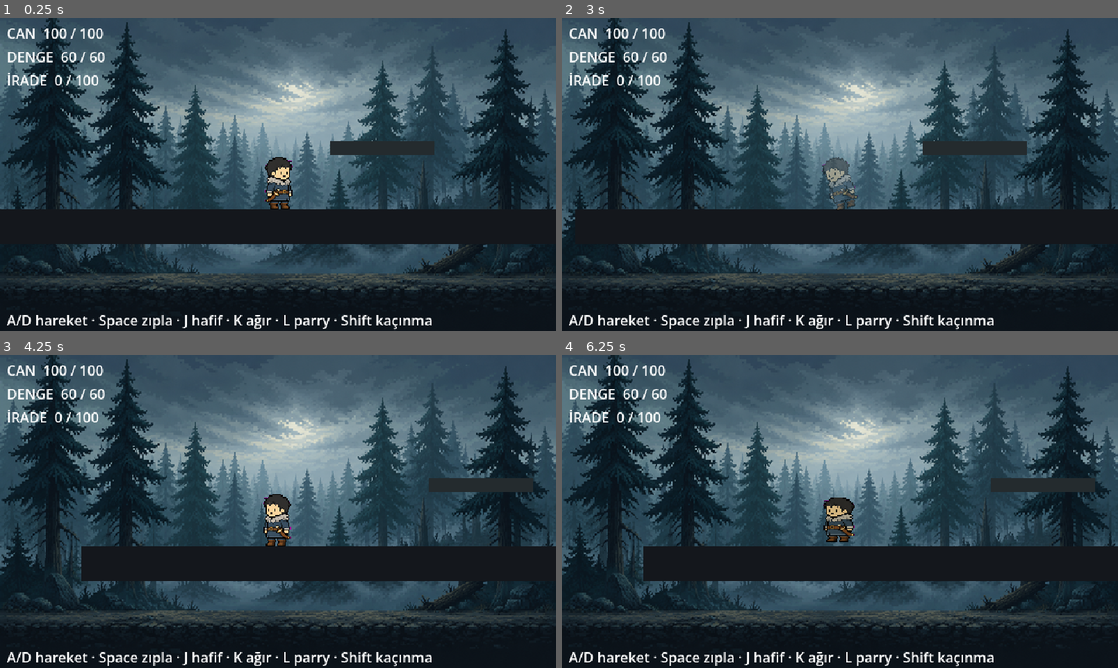
Above: before the commit, frames 1-4 (two rows, left to right).
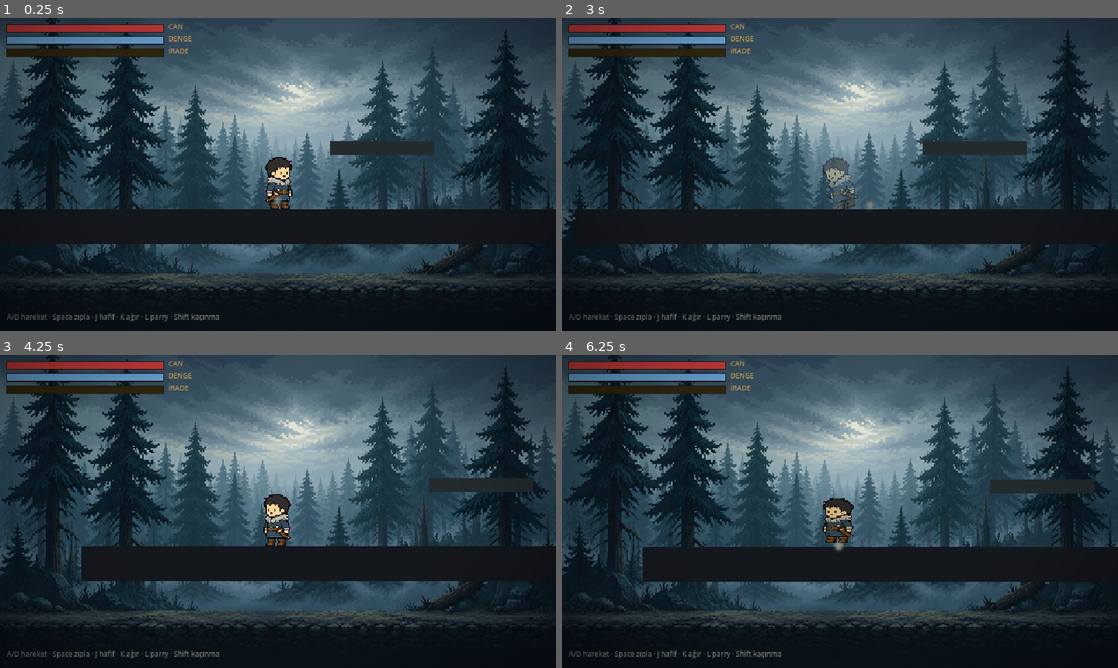
Above: after the commit, the same moments.

Repository: AhmetSoz/verridia
Game: Godot game, scene res://scenes/levels/test_odasi.tscn
Two runs of this game, one before a commit and one after it. Both use one fixed random seed, a clock stepped at 60 frames per second and the inputs below.
Inputs:
- Up to frame 1 (0.25 s): no input
- Up to frame 2 (3 s): tap L (parry) at 0.6, 1.55, 2.3 s; tap Enter at 1.25 s; tap D (hareket_sag) at 1.35 s; tap A (hareket_sol) at 2.1 s; tap Shift (kacin) at 2.85 s
- Up to frame 3 (4.25 s): tap L (parry) at 3.05, 3.6 s
- Up to frame 4 (6.25 s): tap Space (zipla) at 4.25, 5.85 s; tap K (saldiri_agir) at 4.35 s; tap L (parry) at 4.55, 5.3, 6.05 s; tap J (saldiri_hafif) at 5.1 s; tap Enter at 5.75 s

The runs differ from the first frame. In frame 1, 7.4% of the frame differs, in the area x 0-100%, y 0-100%; in frame 2, 7.4%; in frame 3, 7.4%; in frame 4, 8.2%.

Commit message:
feat(oyun): kıvılcım/toz/parry/ölüm FX + ekran sarsıntısı + sis + vinyet + stilize HUD
- Fx autoload: carp/toz/parry/olum + sars, gl_compatibility için CPUParticles2D
- oyuncu: iniş tozu+sarsıntı, kaçınma tozu, parry halkası, hasar kıvılcımı+sarsıntı
- düşman: vuruş kıvılcımı, ölümde patlama + queue_free
- test odası: sürüklenen sis, kenar-karartma (vinyet) shader, altın Can/Denge/İrade barları

Co-Authored-By: Claude Opus 4.8 <noreply@anthropic.com>

Diff:
--- /dev/null
+++ b/game/autoload/fx.gd
@@ -0,0 +1,85 @@
+extends Node
+## Fx — global efekt sistemi: ekran sarsıntısı, vuruş kıvılcımı, toz, ölüm patlaması.
+## Sanat gerektirmez; parçacıklar kod-üretimi yumuşak daireyle çizilir.
+
+var _shake: float = 0.0
+var _shake_azalma: float = 1.0
+var _daire: Texture2D
+
+func _ready() -> void:
+	_daire = _yumusak_daire(8)
+
+func _process(delta: float) -> void:
+	var cam := get_viewport().get_camera_2d()
+	if cam == null:
+		return
+	if _shake > 0.05:
+		cam.offset = Vector2(randf_range(-_shake, _shake), randf_range(-_shake, _shake))
+		_shake = maxf(0.0, _shake - _shake_azalma * delta)
+	elif cam.offset != Vector2.ZERO:
+		cam.offset = cam.offset.lerp(Vector2.ZERO, 1.0 - exp(-40.0 * delta))
+
+## Ekran sarsıntısı — miktar piksel, sure saniye
+func sars(miktar: float, sure: float = 0.25) -> void:
+	_shake = maxf(_shake, miktar)
+	_shake_azalma = miktar / maxf(sure, 0.02)
+
+func _yumusak_daire(boyut: int) -> Texture2D:
+	var img := Image.create(boyut, boyut, false, Image.FORMAT_RGBA8)
+	var c := boyut / 2.0
+	for y in boyut:
+		for x in boyut:
+			var d := Vector2(x - c + 0.5, y - c + 0.5).length() / c
+			var a := clampf(1.0 - d, 0.0, 1.0)
+			img.set_pixel(x, y, Color(1, 1, 1, a * a))
+	return ImageTexture.create_from_image(img)
+
+func _patlat(pos: Vector2, renk: Color, adet: int, hiz_min: float, hiz_max: float,
+		omur: float, boyut: float, yercekimi: float, yon_aci: float, yayilim: float) -> void:
+	var p := CPUParticles2D.new()
+	p.texture = _daire
+	p.emitting = false
+	p.one_shot = true
+	p.explosiveness = 0.9
+	p.amount = adet
+	p.lifetime = omur
+	p.direction = Vector2.RIGHT.rotated(yon_aci)
+	p.spread = yayilim
+	p.initial_velocity_min = hiz_min
+	p.initial_velocity_max = hiz_max
+	p.gravity = Vector2(0, yercekimi)
+	p.scale_amount_min = boyut * 0.6
+	p.scale_amount_max = boyut
+	p.color = renk
+	# sönümlenme (CPUParticles2D doğrudan Gradient ister)
+	var eg := Gradient.new()
+	eg.set_color(0, Color(renk.r, renk.g, renk.b, 1.0))
+	eg.set_color(1, Color(renk.r, renk.g, renk.b, 0.0))
+	p.color_ramp = eg
+	p.global_position = pos
+	var sahne := get_tree().current_scene
+	if sahne == null:
+		p.queue_free()
+		return
+	sahne.add_child(p)
+	p.emitting = true
+	get_tree().create_timer(omur + 0.3).timeout.connect(p.queue_free)
+
+## Vuruş kıvılcımı — kılıç ete/zırha değince
+func carp(pos: Vector2, yon: float = 1.0) -> void:
+	_patlat(pos, Color(1.0, 0.95, 0.7), 10, 90, 200, 0.35, 1.6, 400, PI if yon < 0 else 0.0, deg_to_rad(55))
+	sars(3.0, 0.15)
+
+## Toz — iniş, koşu adımı, kaçınma
+func toz(pos: Vector2, guc: float = 1.0) -> void:
+	_patlat(pos, Color(0.75, 0.75, 0.72, 0.7), int(6 * guc), 20, 60 * guc, 0.5, 2.0, -30, -PI / 2, deg_to_rad(70))
+
+## Parry başarısı — altın halka + sarsıntı
+func parry(pos: Vector2) -> void:
+	_patlat(pos, Color(1.0, 0.9, 0.55), 16, 60, 160, 0.4, 2.2, 0, 0.0, 180.0)
+	sars(5.0, 0.2)
+
+## Ölüm — düşman dağılması
+func olum(pos: Vector2, renk: Color) -> void:
+	_patlat(pos, renk, 22, 40, 180, 0.7, 2.6, 200, 0.0, 180.0)
+	sars(4.0, 0.25)
--- a/game/project.godot
+++ b/game/project.godot
@@ -27,6 +27,7 @@
 SceneFlow="*res://autoload/scene_flow.gd"
 AudioManager="*res://autoload/audio_manager.gd"
 Loc="*res://autoload/localization_manager.gd"
+Fx="*res://autoload/fx.gd"
 
 [display]
 
--- a/game/scenes/levels/test_odasi.tscn
+++ b/game/scenes/levels/test_odasi.tscn
@@ -1,12 +1,20 @@
-[gd_scene load_steps=7 format=3]
+[gd_scene load_steps=9 format=3]
 
 [ext_resource type="Script" path="res://scripts/tests/test_odasi.gd" id="1_to"]
 [ext_resource type="PackedScene" path="res://scenes/characters/togan.tscn" id="2_tg"]
 [ext_resource type="PackedScene" path="res://scenes/enemies/dummy.tscn" id="3_dm"]
 [ext_resource type="Texture2D" uid="uid://d4c08673qt2d1" path="res://asset/arkaplanlar/golgeortu_arka.png" id="4_bg"]
+[ext_resource type="PackedScene" path="res://scenes/ui/hud.tscn" id="5_hud"]
+[ext_resource type="Shader" path="res://shaders/vinyet.gdshader" id="6_vin"]
 
 [sub_resource type="RectangleShape2D" id="zemin_sekil"]
 size = Vector2(1200, 40)
+
+[sub_resource type="ShaderMaterial" id="vin_mat"]
+shader = ExtResource("6_vin")
+shader_parameter/guc = 0.5
+shader_parameter/ic = 0.32
+shader_parameter/dis = 0.9
 
 [node name="TestOdasi" type="Node2D"]
 script = ExtResource("1_to")
@@ -21,6 +29,22 @@
 texture = ExtResource("4_bg")
 expand_mode = 1
 stretch_mode = 6
+
+[node name="Sis" type="CPUParticles2D" parent="."]
+position = Vector2(320, 200)
+amount = 46
+lifetime = 7.0
+preprocess = 4.0
+emission_shape = 3
+emission_rect_extents = Vector2(460, 190)
+direction = Vector2(1, 0)
+spread = 180.0
+gravity = Vector2(0, -3)
+initial_velocity_min = 6.0
+initial_velocity_max = 20.0
+scale_amount_min = 1.0
+scale_amount_max = 2.5
+color = Color(0.72, 0.78, 0.86, 0.14)
 
 [node name="Zemin" type="StaticBody2D" parent="."]
 position = Vector2(320, 340)
@@ -85,29 +109,26 @@
 [node name="Dummy" parent="." instance=ExtResource("3_dm")]
 position = Vector2(420, 318)
 
-[node name="HUD" type="CanvasLayer" parent="."]
+[node name="Vinyet" type="CanvasLayer" parent="."]
+layer = 5
 
-[node name="Bilgi" type="VBoxContainer" parent="HUD"]
+[node name="Perde" type="ColorRect" parent="Vinyet"]
+material = SubResource("vin_mat")
+anchors_preset = 15
+anchor_right = 1.0
+anchor_bottom = 1.0
+mouse_filter = 2
+color = Color(1, 1, 1, 1)
+
+[node name="HUD" parent="." instance=ExtResource("5_hud")]
+
+[node name="Ipucu" type="CanvasLayer" parent="."]
+
+[node name="Etiket" type="Label" parent="Ipucu"]
 offset_left = 8.0
-offset_top = 6.0
-offset_right = 200.0
-offset_bottom = 80.0
-
-[node name="Can" type="Label" parent="HUD/Bilgi"]
-layout_mode = 2
-text = "CAN"
-
-[node name="Denge" type="Label" parent="HUD/Bilgi"]
-layout_mode = 2
-text = "DENGE"
-
-[node name="Irade" type="Label" parent="HUD/Bilgi"]
-layout_mode = 2
-text = "İRADE"
-
-[node name="Ipucu" type="Label" parent="HUD"]
-offset_left = 8.0
-offset_top = 336.0
+offset_top = 338.0
 offset_right = 632.0
 offset_bottom = 356.0
+theme_override_font_sizes/font_size = 8
+theme_override_colors/font_color = Color(0.7, 0.7, 0.66, 0.7)
 text = "A/D hareket · Space zıpla · J hafif · K ağır · L parry · Shift kaçınma"
--- /dev/null
+++ b/game/scenes/ui/hud.tscn
@@ -0,0 +1,105 @@
+[gd_scene load_steps=2 format=3]
+
+[ext_resource type="Script" path="res://scripts/ui/hud.gd" id="1"]
+
+[node name="HUD" type="CanvasLayer"]
+script = ExtResource("1")
+
+[node name="Panel" type="Control" parent="."]
+layout_mode = 3
+offset_left = 8.0
+offset_top = 8.0
+offset_right = 220.0
+offset_bottom = 70.0
+
+[node name="Can" type="Control" parent="Panel"]
+offset_right = 184.0
+offset_bottom = 8.0
+
+[node name="CanCerceve" type="ColorRect" parent="Panel/Can"]
+offset_left = -1.0
+offset_top = -1.0
+offset_right = 181.0
+offset_bottom = 9.0
+color = Color(0.12, 0.09, 0.06, 0.85)
+
+[node name="Zemin" type="ColorRect" parent="Panel/Can"]
+offset_right = 180.0
+offset_bottom = 8.0
+color = Color(0.25, 0.08, 0.08, 0.9)
+
+[node name="Dolgu" type="ColorRect" parent="Panel/Can"]
+offset_right = 180.0
+offset_bottom = 8.0
+color = Color(0.82, 0.24, 0.24, 1)
+
+[node name="CanEt" type="Label" parent="Panel/Can"]
+offset_left = 186.0
+offset_top = -4.0
+offset_right = 240.0
+offset_bottom = 11.0
+theme_override_font_sizes/font_size = 8
+theme_override_colors/font_color = Color(0.79, 0.64, 0.36, 1)
+text = "CAN"
+
+[node name="Denge" type="Control" parent="Panel"]
+offset_top = 14.0
+offset_right = 184.0
+offset_bottom = 22.0
+
+[node name="DengeCerceve" type="ColorRect" parent="Panel/Denge"]
+offset_left = -1.0
+offset_top = -1.0
+offset_right = 181.0
+offset_bottom = 9.0
+color = Color(0.12, 0.09, 0.06, 0.85)
+
+[node name="Zemin" type="ColorRect" parent="Panel/Denge"]
+offset_right = 180.0
+offset_bottom = 8.0
+color = Color(0.08, 0.14, 0.2, 0.9)
+
+[node name="Dolgu" type="ColorRect" parent="Panel/Denge"]
+offset_right = 180.0
+offset_bottom = 8.0
+color = Color(0.42, 0.66, 0.86, 1)
+
+[node name="DengeEt" type="Label" parent="Panel/Denge"]
+offset_left = 186.0
+offset_top = -4.0
+offset_right = 240.0
+offset_bottom = 11.0
+theme_override_font_sizes/font_size = 8
+theme_override_colors/font_color = Color(0.79, 0.64, 0.36, 1)
+text = "DENGE"
+
+[node name="Irade" type="Control" parent="Panel"]
+offset_top = 28.0
+offset_right = 184.0
+offset_bottom = 36.0
+
+[node name="IradeCerceve" type="ColorRect" parent="Panel/Irade"]
+offset_left = -1.0
+offset_top = -1.0
+offset_right = 181.0
+offset_bottom = 9.0
+color = Color(0.12, 0.09, 0.06, 0.85)
+
+[node name="Zemin" type="ColorRect" parent="Panel/Irade"]
+offset_right = 180.0
+offset_bottom = 8.0
+color = Color(0.2, 0.16, 0.05, 0.9)
+
+[node name="Dolgu" type="ColorRect" parent="Panel/Irade"]
+offset_right = 0.0
+offset_bottom = 8.0
+color = Color(0.91, 0.77, 0.36, 1)
+
+[node name="IradeEt" type="Label" parent="Panel/Irade"]
+offset_left = 186.0
+offset_top = -4.0
+offset_right = 240.0
+offset_bottom = 11.0
+theme_override_font_sizes/font_size = 8
+theme_override_colors/font_color = Color(0.79, 0.64, 0.36, 1)
+text = "İRADE"
--- a/game/scripts/ai/dummy_dusman.gd
+++ b/game/scripts/ai/dummy_dusman.gd
@@ -94,8 +94,10 @@
 		return
 	stats.hasar_al(hb.hasar)
 	stats.denge_hasari(hb.denge_hasari)
-	velocity.x = signf(global_position.x - hb.sahip.global_position.x) * hb.geri_itme * 0.6
+	var d := signf(global_position.x - hb.sahip.global_position.x)
+	velocity.x = d * hb.geri_itme * 0.6
 	_vurus_flasi = 0.08  # kısa beyaz flaş
+	Fx.carp(global_position + Vector2(6 * -d, -18), d)
 
 func parrylendi() -> void:
 	## Oyuncu bu düşmanın saldırısını parryledi → uzun sendeleme (karşı saldırı fırsatı)
@@ -106,6 +108,9 @@
 	_gec(Durum.OLU)
 	hitbox.kapat()
 	hurtbox.set_deferred("monitoring", false)
+	Fx.olum(global_position + Vector2(0, -18), Color(0.58, 0.30, 0.22))
+	gorsel.visible = false
+	get_tree().create_timer(0.4).timeout.connect(queue_free)
 
 func _gec(yeni: Durum) -> void:
 	durum = yeni
--- a/game/scripts/movement/player_togan.gd
+++ b/game/scripts/movement/player_togan.gd
@@ -185,6 +185,7 @@
 	var k_yon: float = eksen if absf(eksen) > 0.01 else float(yon)
 	velocity.x = signf(k_yon) * kacinma_hizi
 	velocity.y = 0.0
+	Fx.toz(global_position, 0.8)
 
 func _kacinma_guncelle(delta: float) -> void:
 	_dokunulmaz = _durum_sayac >= kacinma_dokunulmazlik_bas and _durum_sayac <= kacinma_dokunulmazlik_son
@@ -271,6 +272,7 @@
 	if _parry_aktif:
 		# BAŞARILI PARRY: hasar yok, İrade dolar, hit-stop, saldıran sendeler
 		stats.irade_kazan(parry_irade_kazanci)
+		Fx.parry(global_position + Vector2(12 * yon, -24))
 		_hit_stop(0.07)
 		if hb.sahip and hb.sahip.has_method("parrylendi"):
 			hb.sahip.parrylendi()
@@ -279,6 +281,8 @@
 	stats.denge_hasari(hb.denge_hasari)
 	var kaynak_x: float = hb.global_position.x if hb.sahip == null else hb.sahip.global_position.x
 	velocity.x = signf(global_position.x - kaynak_x) * hb.geri_itme
+	Fx.carp(global_position + Vector2(0, -24), signf(global_position.x - kaynak_x))
+	Fx.sars(4.0, 0.2)
 	if durum != Durum.SENDELEME:
 		_duruma_gec(Durum.HASAR)
 
@@ -336,9 +340,11 @@
 
 func _animasyon(delta: float) -> void:
 	var yerde := is_on_floor()
-	# İniş ezilmesi (karelerin üstüne küçük dokunuş)
+	# İniş ezilmesi (karelerin üstüne küçük dokunuş) + toz + hafif sarsıntı
 	if yerde and not _onceki_yerde:
 		_squash = Vector2(1.28, 0.72)
+		Fx.toz(global_position, 1.0)
+		Fx.sars(2.0, 0.1)
 	_onceki_yerde = yerde
 	_squash = _squash.lerp(Vector2.ONE, 1.0 - exp(-20.0 * delta))
 	gorsel.scale = _squash
--- a/game/scripts/tests/test_odasi.gd
+++ b/game/scripts/tests/test_odasi.gd
@@ -1,17 +1,10 @@
 extends Node2D
 ## Test odası — dövüş laboratuvarının ilk odası.
-## Girişte kontrol noktası kaydeder; HUD'u oyuncuya bağlar.
+## Girişte kontrol noktası kaydeder; stilize HUD'u oyuncuya bağlar.
 
 @onready var oyuncu: PlayerTogan = $Togan
-@onready var can_bar: Label = $HUD/Bilgi/Can
-@onready var denge_bar: Label = $HUD/Bilgi/Denge
-@onready var irade_bar: Label = $HUD/Bilgi/Irade
+@onready var hud = $HUD
 
 func _ready() -> void:
 	SceneFlow.kontrol_noktasi_kaydet("test_odasi_giris")
-	oyuncu.stats.can_degisti.connect(func(y, a): can_bar.text = "CAN  %d / %d" % [y, a])
-	oyuncu.stats.denge_degisti.connect(func(y, a): denge_bar.text = "DENGE  %d / %d" % [y, a])
-	oyuncu.stats.irade_degisti.connect(func(y, a): irade_bar.text = "İRADE  %d / %d" % [y, a])
-	can_bar.text = "CAN  %d / %d" % [oyuncu.stats.can, oyuncu.stats.azami_can]
-	denge_bar.text = "DENGE  %d / %d" % [oyuncu.stats.denge, oyuncu.stats.azami_denge]
-	irade_bar.text = "İRADE  %d / %d" % [oyuncu.stats.irade, oyuncu.stats.azami_irade]
+	hud.bagla(oyuncu.stats)
--- /dev/null
+++ b/game/scripts/ui/hud.gd
@@ -0,0 +1,23 @@
+extends CanvasLayer
+## HUD — Can / Denge / İrade barları (Verridia altın estetiği).
+## Kullanım: hud.bagla(oyuncunun CombatStats'ı)
+
+@onready var can_dolgu: ColorRect = $Panel/Can/Dolgu
+@onready var denge_dolgu: ColorRect = $Panel/Denge/Dolgu
+@onready var irade_dolgu: ColorRect = $Panel/Irade/Dolgu
+
+const BAR_GEN := 180.0
+var _stats: CombatStats
+
+func bagla(stats: CombatStats) -> void:
+	_stats = stats
+	stats.can_degisti.connect(func(y, a): _ayarla(can_dolgu, y, a))
+	stats.denge_degisti.connect(func(y, a): _ayarla(denge_dolgu, y, a))
+	stats.irade_degisti.connect(func(y, a): _ayarla(irade_dolgu, y, a))
+	_ayarla(can_dolgu, stats.can, stats.azami_can)
+	_ayarla(denge_dolgu, stats.denge, stats.azami_denge)
+	_ayarla(irade_dolgu, stats.irade, stats.azami_irade)
+
+func _ayarla(bar: ColorRect, deger: float, azami: float) -> void:
+	var oran: float = clampf(deger / maxf(azami, 1.0), 0.0, 1.0)
+	create_tween().tween_property(bar, "size:x", BAR_GEN * oran, 0.15)
--- /dev/null
+++ b/game/shaders/vinyet.gdshader
@@ -0,0 +1,11 @@
+shader_type canvas_item;
+// Kenar karartma (vinyet) — atmosfer derinliği
+uniform float guc : hint_range(0.0, 1.0) = 0.55;
+uniform float ic : hint_range(0.0, 1.0) = 0.35;
+uniform float dis : hint_range(0.0, 1.5) = 0.85;
+void fragment() {
+	vec2 uv = UV - 0.5;
+	float d = length(uv * vec2(1.15, 1.0));
+	float v = smoothstep(dis, ic, d);
+	COLOR = vec4(0.0, 0.0, 0.02, (1.0 - v) * guc);
+}
Not shown, added: game/autoload/fx.gd.uid
Not shown, added: game/scripts/ui/hud.gd.uid
Not shown, added: game/shaders/vinyet.gdshader.uid
